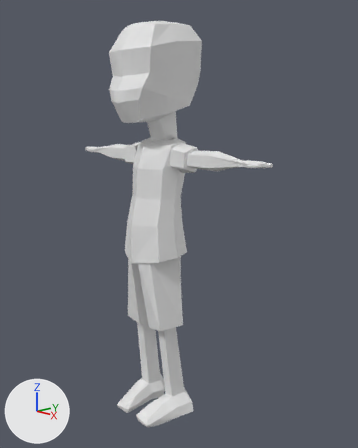
An edit to the Blender file personagem.blend, drawn before and after from the same camera.
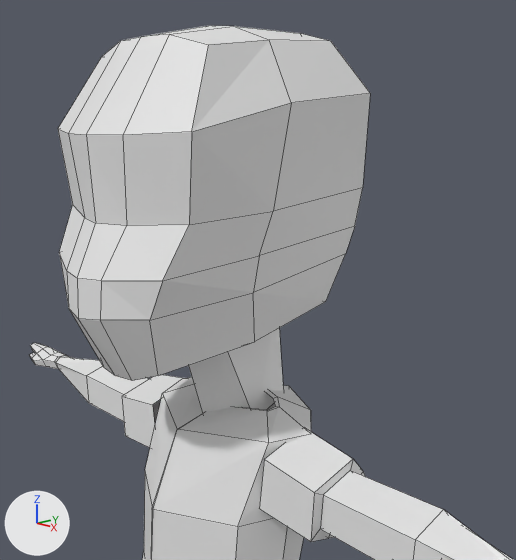
Each version appears first whole from a 50 mm camera at (2.814, -2.417, 2.397) aimed at (0.102, 0.125, 1.556), and next in a close-up from a 50 mm camera at (1.184, -0.987, 2.833) aimed at (0.08, 0.047, 2.491). Lighting does not change. The marker at lower left points along +X, +Y and +Z. The close-ups show mesh edges as thin lines.
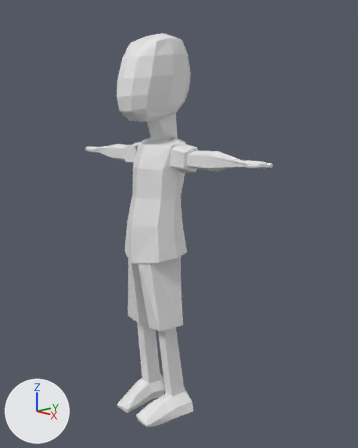
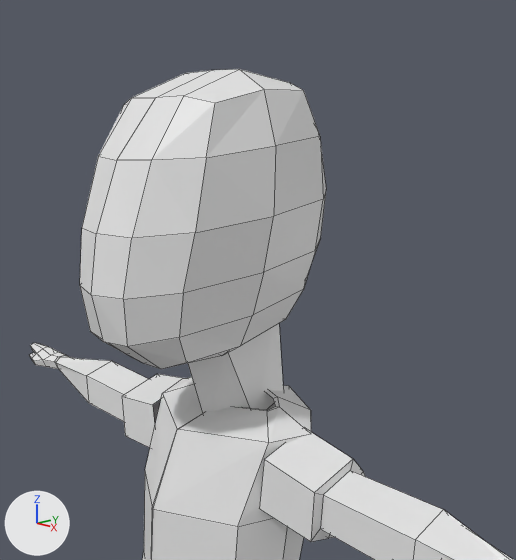
Pixel boxes (x1, y1, x2, y2) of what changed, in the close-ups (516 x 560 px):
'Cube.001', reshaped, moved (21% narrower, 15% shorter): before (58, 26, 370, 381); after (80, 69, 326, 369)

The change, as a diff of the scene's bpy script:
```diff
--- a/personagem.blend.py
+++ b/personagem.blend.py
@@ me_cube_001 @@
 # used by ob_cube_001; location = (-0.025, 0.0, 2.591); scale = (0.276, 0.276, 0.276)
-me_cube_001.from_pydata(...)  # 46 vertices, 38 faces; spans x 0.0..0.9, y -1.19..1.16, z -0.98..1.55
+me_cube_001.from_pydata(...)  # 46 vertices, 38 faces; spans x 0.0..0.77, y -1.08..1.04, z -0.79..1.41
+# me_cube_001 part 1: 46 of 46 vertices moved; they spanned x 0.0..0.9, y -1.19..1.16, z -0.98..1.55 and now span x 0.0..0.77, y -1.08..1.04, z -0.79..1.41; mean shift (-0.04, 0.0, 0.0); largest move (0.89, 0.85, 1.06) -> (0.65, 0.56, 0.92)
@@ ob_cube_001 @@
 ob_cube_001 = bpy.data.objects.new('Cube.001', me_cube_001)
-ob_cube_001.location = (-0.025, 0.0, 2.591)
+ob_cube_001.location = (-0.025, 0.0, 2.541)
 ob_cube_001.scale = (0.276, 0.276, 0.276)
```
